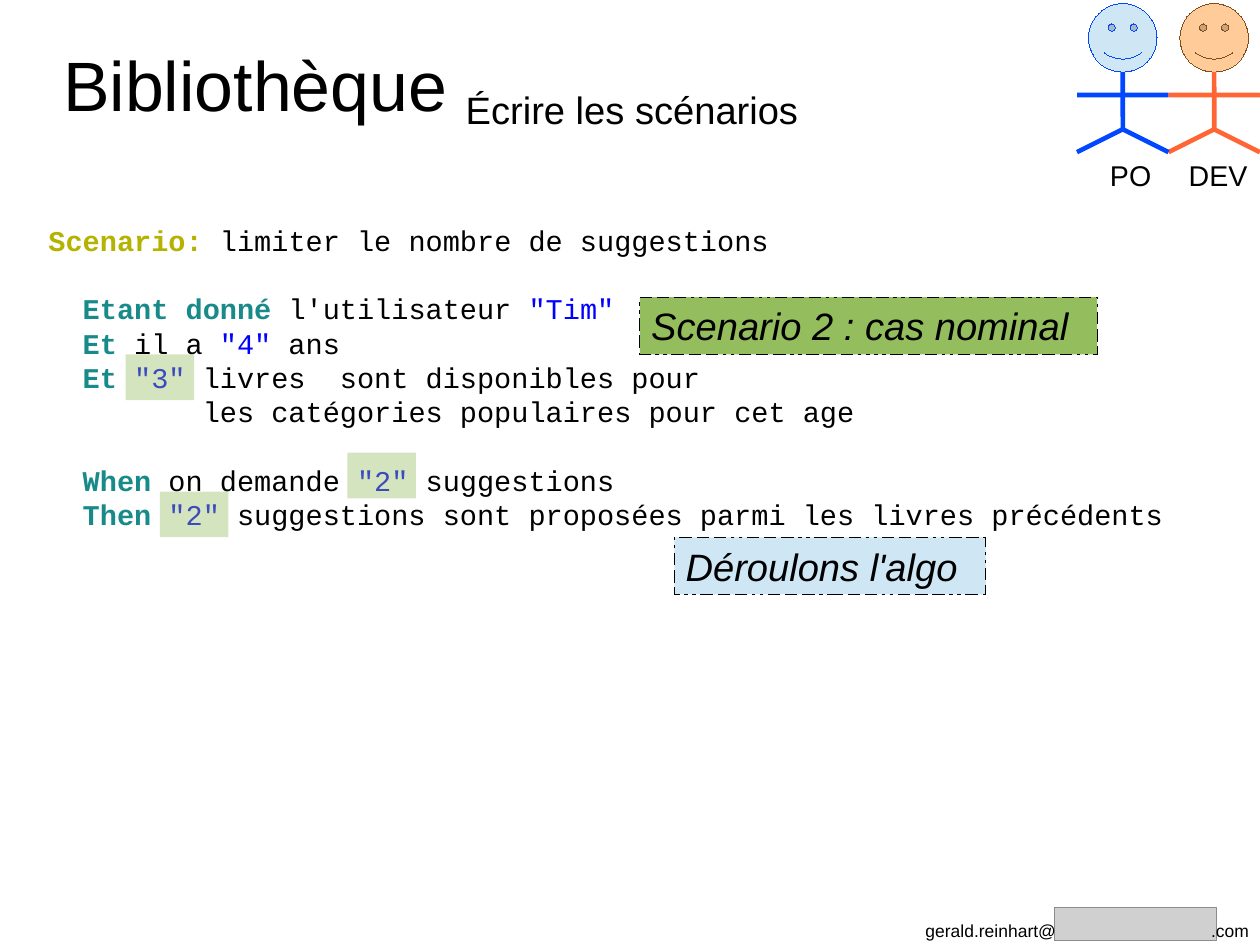
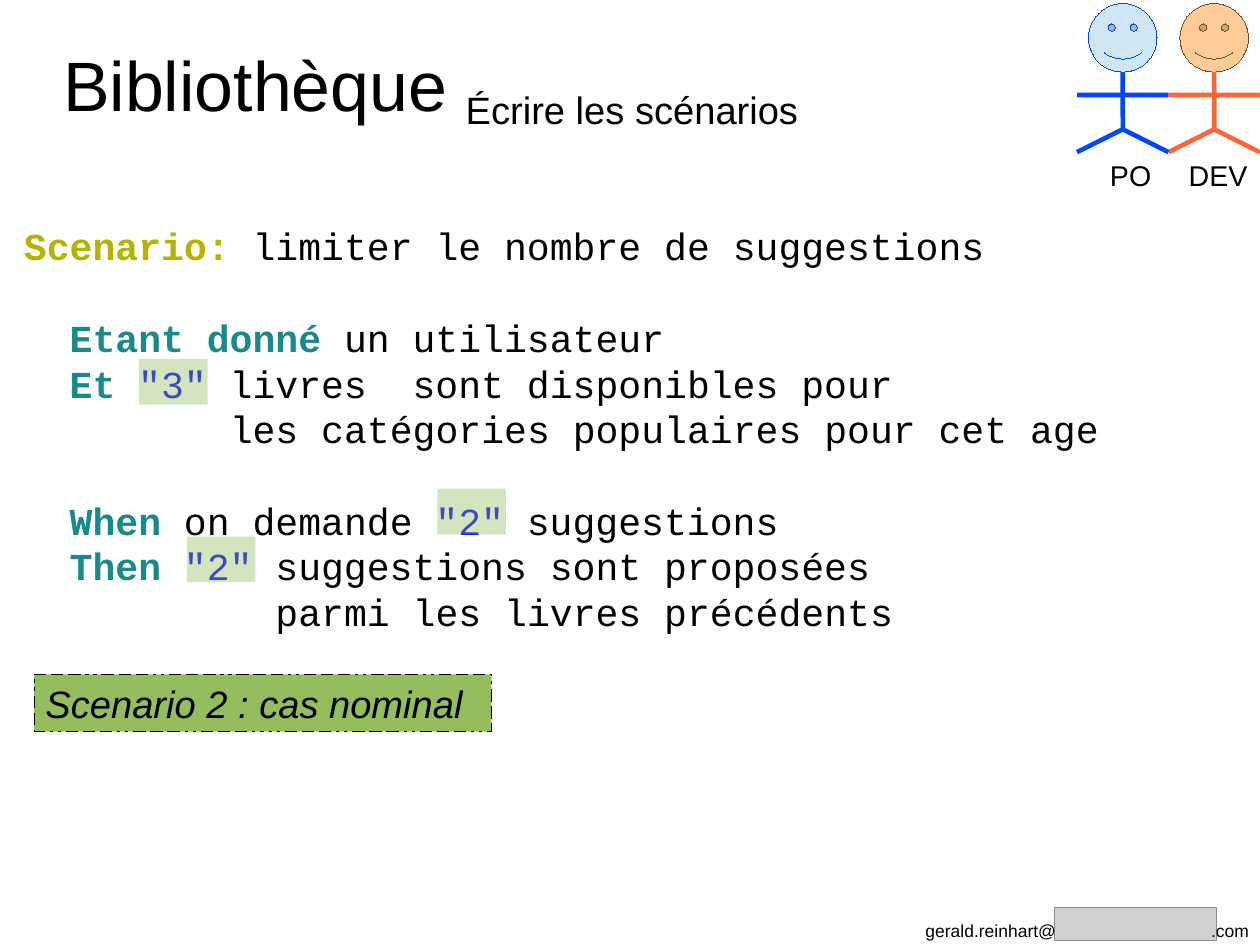
Before and after one commit to GeReinhart/dojo-bdd-library-ws-java, a slide deck: slide 24 of doc/BDD_presentation_agile_grenoble_2016.odp. Drawn at 1260x945 pixels with LibreOffice and Linux fonts; fonts in the diff are those of the drawing; grey boxes stand for pictures. Boxes give left, top, right and bottom in pixels: in the first picture for what was removed or moved away, otherwise in the second. Text is boxed around its words. In the diff, an @@ line names an element or a change of style, - is before the commit and + after.

```diff
--- a/doc/BDD_presentation_agile_grenoble_2016.odp
+++ b/doc/BDD_presentation_agile_grenoble_2016.odp
@@ text "Scenario: limiter le nombre de ...": place and size @@
-text "Scenario: limiter le nombre de ..." at [48,231,1162,531]
+text "Scenario: limiter le nombre de ..." at [24,233,1099,634]
@@ text at [24,233,1099,634]: size 18 to 24 pt in "Scenario: limiter le nombre de suggestions", "Et "3" livres sont disponibles pour les ...", "When on demande "2" suggestions", "Then "2" suggestions sont proposées parmi les ..." @@
@@ text at [70,325,665,363]: text changed; size 18 to 24 pt @@
-Etant donné l'utilisateur "Tim"
-Et il a "4" ans
+Etant donné un utilisateur
@@ rectangle: place and size @@
-rectangle at [126,354,194,400]
+rectangle at [139,359,208,405]
@@ rectangle: place and size @@
-rectangle at [348,453,416,499]
+rectangle at [438,489,507,535]
@@ rectangle: place and size @@
-rectangle at [160,492,229,537]
+rectangle at [188,536,256,582]
@@ rectangle removed at [675,537,987,595] @@
-Déroulons l'algo
@@ rectangle "Scenario 2 : cas nominal": place and size @@
-rectangle "Scenario 2 : cas nominal" at [640,297,1098,354]
+rectangle "Scenario 2 : cas nominal" at [34,675,492,732]
```
Also in this commit, not shown: 13 other slides changed, 3 slides removed, 1 other file.
